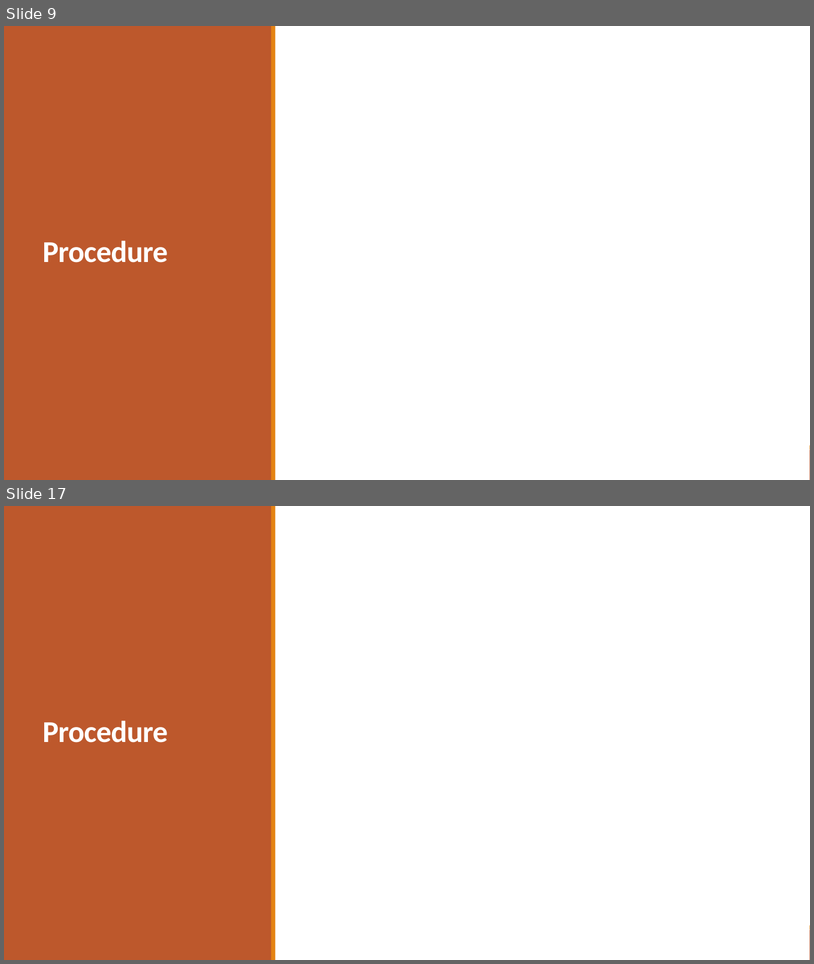
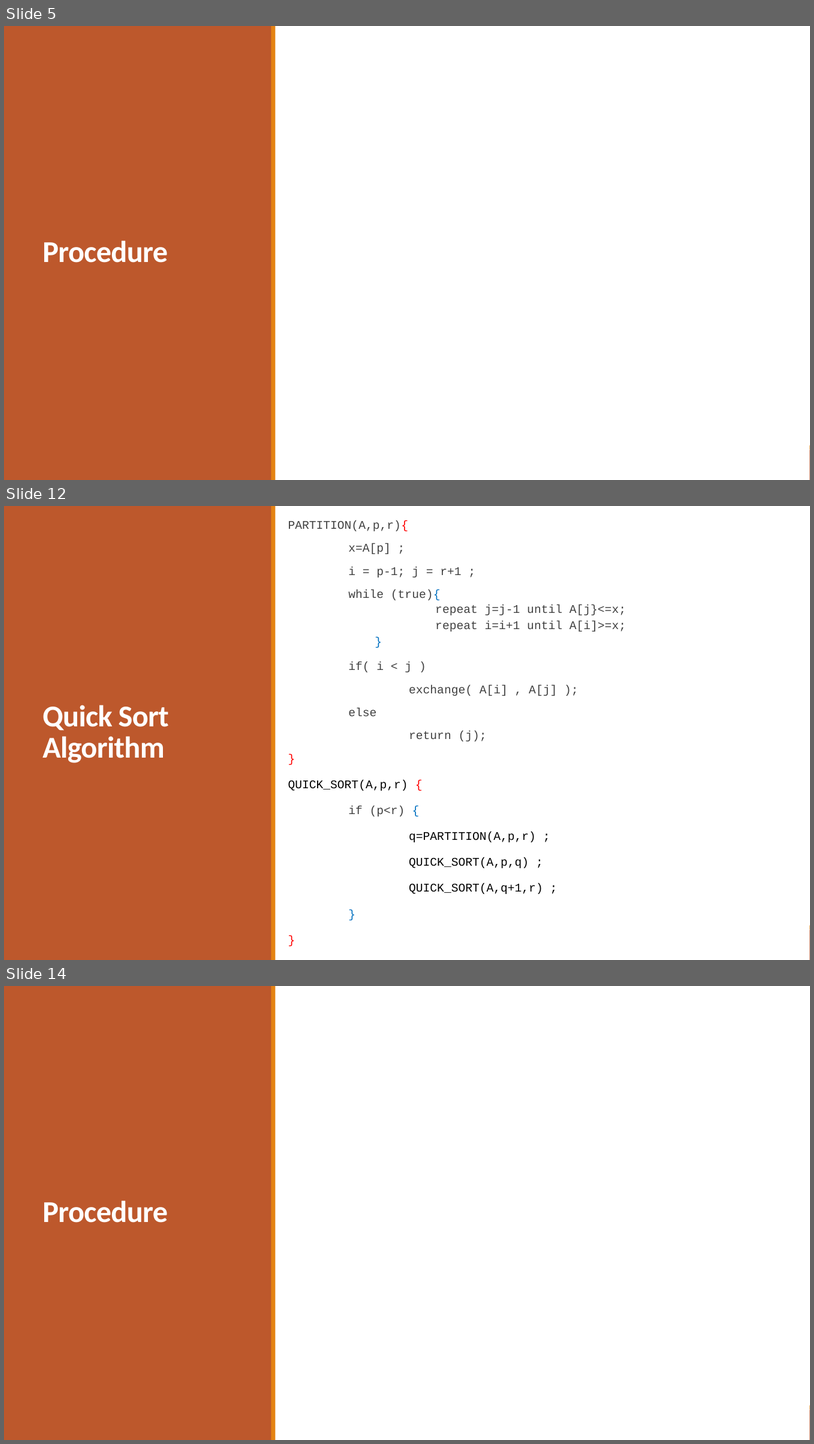
Before and after one commit to ayndp657/ALGORITHMLAB, a slide deck: Assignment 1/Assignment Presentation.pptx. Shown one above the other, each under a label of ours: slides 9 and 17 before the commit, slides 5, 12 and 14 after it; the slides between them are not shown. The pictures are 814x964 and 814x1444 pixels, drawn with LibreOffice and Linux fonts; fonts in the diff are those of the drawing; grey boxes stand for pictures. Boxes give left, top, right and bottom in pixels: in the first picture for what was removed or moved away, otherwise in the second. Text is boxed around its words. In the diff, an @@ line names an element or a change of style, - is before the commit and + after.

```diff
--- a/Assignment 1/Assignment Presentation.pptx
+++ b/Assignment 1/Assignment Presentation.pptx
@@ slide 12 added at (4,506,810,960), background #FFFFFF; not listed: 2 template elements that a slide beside it also shows @@
@@ rectangle added at (4,506,810,960), fill #FFFFFF @@
@@ rectangle added at (4,506,272,960), fill #BD582C @@
@@ rectangle added at (272,506,276,960), fill #E48312 @@
@@ text added at (288,520,626,894), 14 pt, text #404040 @@
+PARTITION(A,p,r){
+x=A[p] ;
+i = p-1; j = r+1 ;
+while (true){
+  repeat j=j-1 until A[j}<=x;
+  repeat i=i+1 until A[i]>=x;
+  }
+if( i < j )
+exchange( A[i] , A[j] );
+else
+return (j);
+}
+QUICK_SORT(A,p,r) {
+if (p<r) {
+q=PARTITION(A,p,r) ;
+QUICK_SORT(A,p,q) ;
+QUICK_SORT(A,q+1,r) ;
+}
+}
@@ title added at (42,705,169,763), 36 pt, text #FFFFFF, bold @@
+Quick Sort Algorithm
@@ what was slide 9 is now slide 5 @@
@@ what was slide 17 is now slide 14 @@
```
Also in this commit, not shown: 1 slide changed, 15 other slides added, 5 other files.
